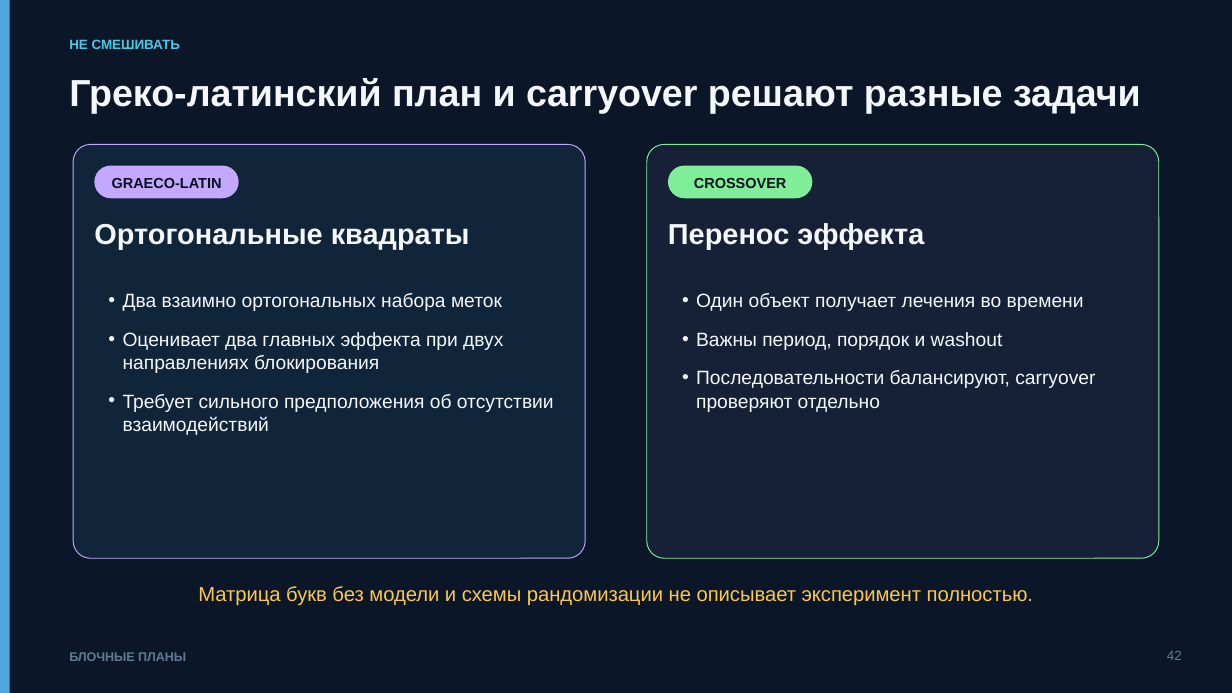
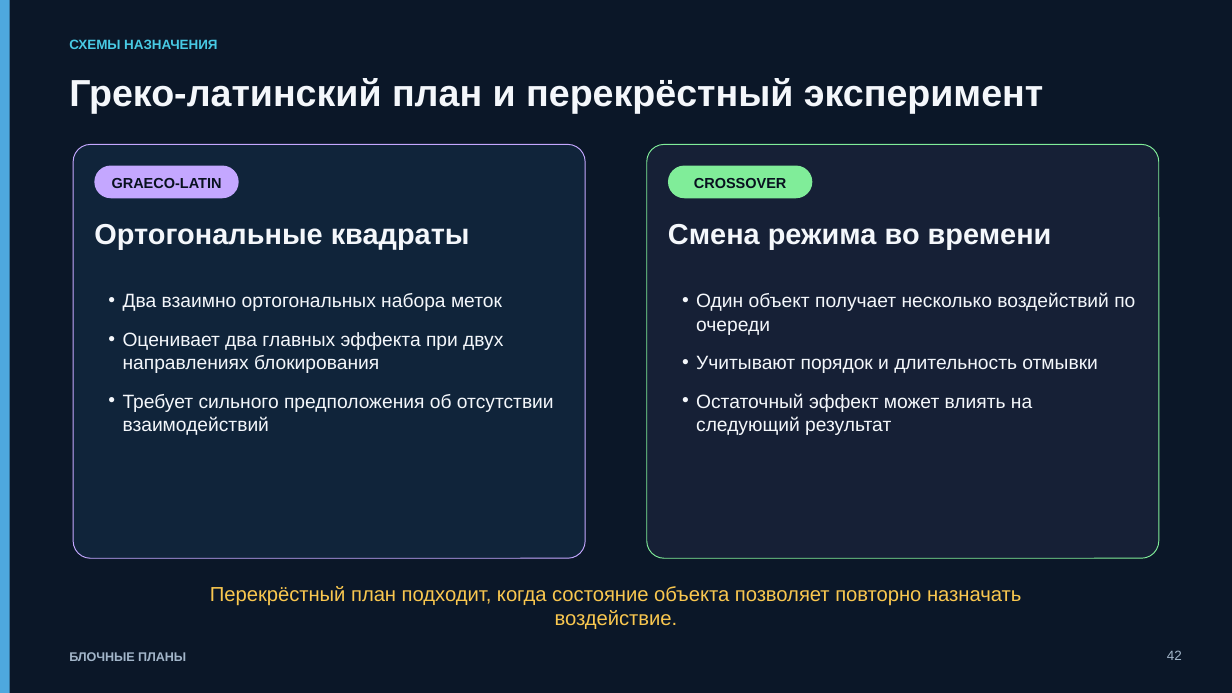
Before and after one commit to ashrpv/computer_science_in_nanoscience, a slide deck: slide 42 of slides/07-random_effects_and_blocks.pptx. Drawn at 1232x693 pixels with LibreOffice and Linux fonts; fonts in the diff are those of the drawing. Boxes give left, top, right and bottom in pixels: in the first picture for what was removed or moved away, otherwise in the second. Text is boxed around its words. In the diff, an @@ line names an element or a change of style, - is before the commit and + after.

Commit message:
Исправить слайды по планированию эксперимента и добавить эталонные PDF

```diff
--- a/slides/07-random_effects_and_blocks.pptx
+++ b/slides/07-random_effects_and_blocks.pptx
@@ text at (69, 39, 217, 49): text changed @@
-НЕ СМЕШИВАТЬ
+СХЕМЫ НАЗНАЧЕНИЯ
@@ text at (69, 78, 1043, 113): text changed @@
-Греко-латинский план и carryover решают разные задачи
+Греко-латинский план и перекрёстный эксперимент
@@ text at (668, 224, 1052, 249): text changed @@
-Перенос эффекта
+Смена режима во времени
@@ text at (696, 293, 1135, 435): text changed @@
-• Один объект получает лечения во времени
-• Важны период, порядок и washout
-• Последовательности балансируют, carryover проверяют отдельно
+• Один объект получает несколько воздействий по очереди
+• Учитывают порядок и длительность отмывки
+• Остаточный эффект может влиять на следующий результат
@@ text at (210, 586, 1021, 629): text changed @@
-Матрица букв без модели и схемы рандомизации не описывает эксперимент полностью.
+Перекрёстный план подходит, когда состояние объекта позволяет повторно назначать воздействие.
@@ text "БЛОЧНЫЕ ПЛАНЫ" at (69, 652, 186, 661): text colour #637A92 to #A2B5C9 @@
@@ text "42" at (1167, 650, 1182, 660): text colour #637A92 to #A2B5C9 @@
```
Also in this commit, not shown: 40 other slides changed, 2 slides added, 2 slides removed, 8 other files.
